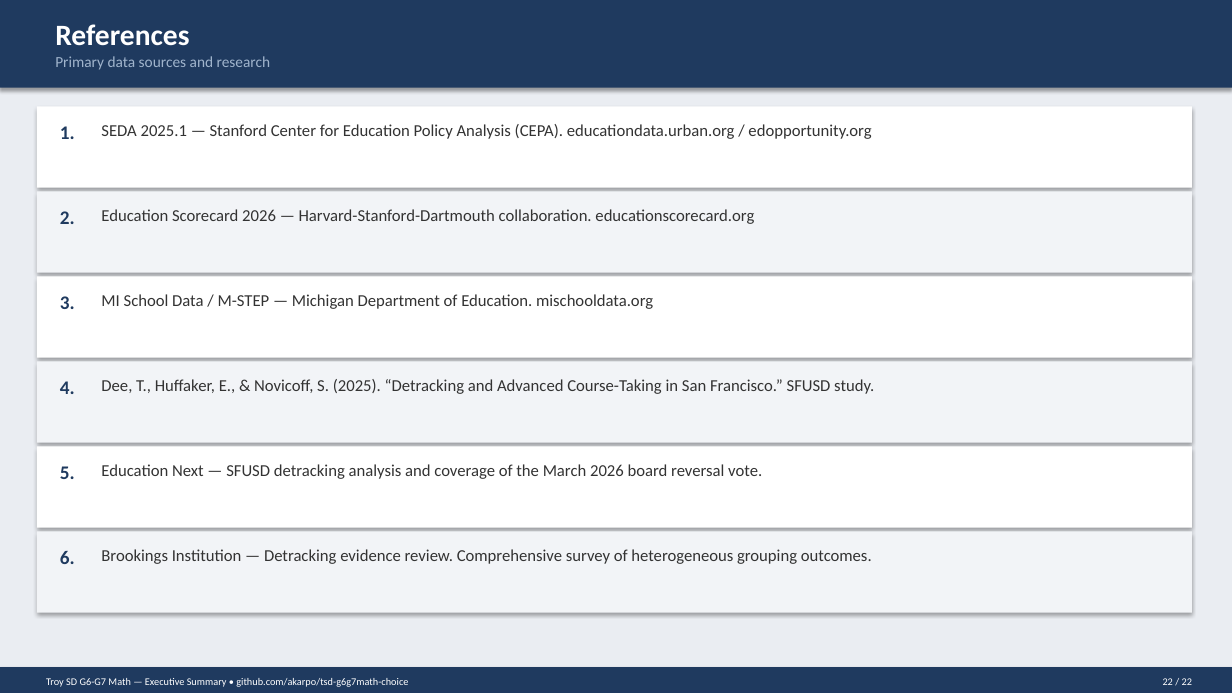
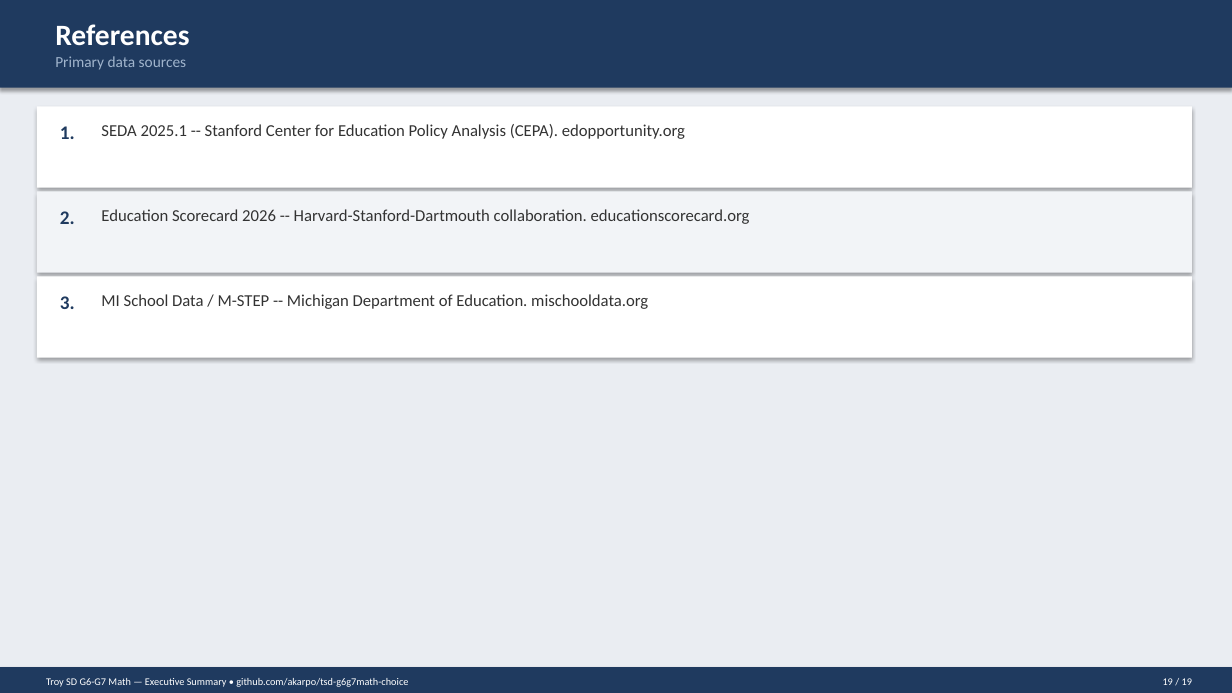
Before and after one commit to akarpo/tsd-g6g7math-choice, a slide deck: slide 19 of deck/Troy_G6G7_Math_Executive_Summary.pptx (slide 22 before the commit). Drawn at 1232x693 pixels with LibreOffice and Linux fonts; fonts in the diff are those of the drawing. Boxes give left, top, right and bottom in pixels: in the first picture for what was removed or moved away, otherwise in the second. Text is boxed around its words. In the diff, an @@ line names an element or a change of style, - is before the commit and + after.

```diff
--- a/deck/Troy_G6G7_Math_Executive_Summary.pptx
+++ b/deck/Troy_G6G7_Math_Executive_Summary.pptx
@@ text at bbox=[55, 56, 186, 70]: text changed @@
-Primary data sources and research
+Primary data sources
@@ text at bbox=[101, 124, 685, 139]: text changed @@
-SEDA 2025.1 — Stanford Center for Education Policy Analysis (CEPA). educationdata.urban.org / edopportunity.org
+SEDA 2025.1 -- Stanford Center for Education Policy Analysis (CEPA). edopportunity.org
@@ text at bbox=[101, 209, 750, 224]: text changed @@
-Education Scorecard 2026 — Harvard-Stanford-Dartmouth collaboration. educationscorecard.org
+Education Scorecard 2026 -- Harvard-Stanford-Dartmouth collaboration. educationscorecard.org
@@ text at bbox=[101, 294, 648, 309]: text changed @@
-MI School Data / M-STEP — Michigan Department of Education. mischooldata.org
+MI School Data / M-STEP -- Michigan Department of Education. mischooldata.org
@@ rectangle removed at bbox=[37, 361, 1192, 443] @@
@@ text removed at bbox=[60, 381, 75, 394] @@
-4.
@@ text removed at bbox=[101, 379, 874, 394] @@
-Dee, T., Huffaker, E., & Novicoff, S. (2025). “Detracking and Advanced Course-Taking in San Francisco.” SFUSD study.
@@ rectangle removed at bbox=[37, 446, 1192, 528] @@
@@ text removed at bbox=[60, 466, 75, 479] @@
-5.
@@ text removed at bbox=[101, 464, 762, 479] @@
-Education Next — SFUSD detracking analysis and coverage of the March 2026 board reversal vote.
@@ rectangle removed at bbox=[37, 531, 1192, 613] @@
@@ text removed at bbox=[60, 551, 75, 564] @@
-6.
@@ text removed at bbox=[101, 549, 872, 564] @@
-Brookings Institution — Detracking evidence review. Comprehensive survey of heterogeneous grouping outcomes.
@@ text at bbox=[1163, 678, 1192, 685]: text changed @@
-22 / 22
+19 / 19
```
Also in this commit, not shown: 18 other slides changed, 3 slides removed, 23 other files.
